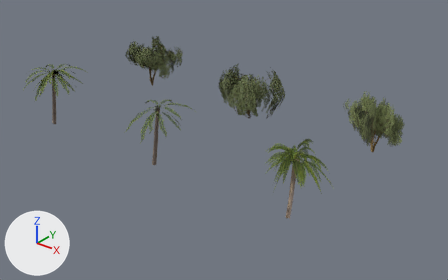
Renders of the Blender file art-source/models/trees-arid.blend from each side of a commit.
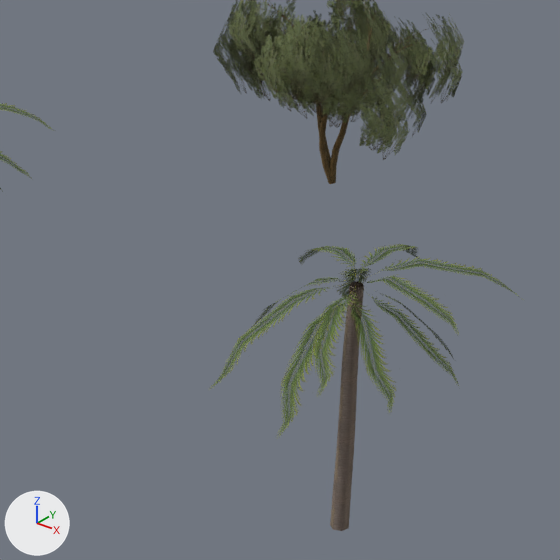
The first picture shows the older version from a 50 mm lens placed at (4.2, -2.91, 2.2), pointed at (1.44, 0.54, 0.06). The close-ups show the older and then the newer version on the part from 17% to 46% of the width and 15% to 61% of the height of that picture. Only the edits that show in the close-ups are written down. The axes (+X, +Y, +Z) are drawn at lower left. The lights are the same throughout.

Names of what the first close-up shows: 'palm_mid_tree', 'tamarisk_tree' and 1 more.
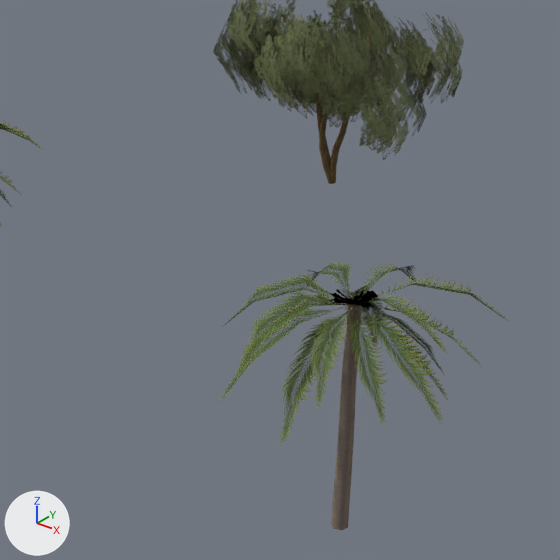
Boxes (x1, y1, x2, y2) around the edits, measured in the close-ups (560 x 560 px; the box of a moved part takes in the faces that stretch with it):
'palm_mid_tree', reshaped (7% narrower, 7% shorter)
    before: (210, 244, 520, 531)
    after: (220, 262, 508, 530)
part 1 of me_palm_mid_tree, moved or reshaped
    before: (330, 281, 364, 531)
    after: (331, 302, 362, 530)
part 2 of me_palm_mid_tree, rebuilt (6% narrower, 7% shorter)
    before: (277, 289, 353, 437)
    after: (279, 309, 350, 446)
part 3 of me_palm_mid_tree, rebuilt
    before: (359, 244, 420, 277)
    after: (359, 264, 416, 300)
part 4 of me_palm_mid_tree, rebuilt
    before: (312, 286, 357, 396)
    after: (311, 307, 353, 408)
part 5 of me_palm_mid_tree, rebuilt
    before: (366, 257, 520, 298)
    after: (378, 275, 508, 321)
part 6 of me_palm_mid_tree, rebuilt (9% shorter)
    before: (210, 284, 343, 389)
    after: (220, 307, 345, 402)
part 7 of me_palm_mid_tree, rebuilt
    before: (380, 293, 454, 360)
    after: (363, 307, 445, 374)
part 8 of me_palm_mid_tree, rebuilt
    before: (367, 275, 459, 334)
    after: (360, 293, 448, 353)
part 9 of me_palm_mid_tree, rebuilt
    before: (248, 277, 346, 331)
    after: (261, 292, 337, 338)
part 10 of me_palm_mid_tree, rebuilt
    before: (372, 296, 459, 385)
    after: (364, 311, 447, 398)
part 11 of me_palm_mid_tree, rebuilt
    before: (351, 292, 396, 412)
    after: (349, 310, 387, 424)
part 12 of me_palm_mid_tree, rebuilt
    before: (298, 246, 356, 277)
    after: (306, 262, 353, 300)
part 13 of me_palm_mid_tree, rebuilt
    before: (337, 268, 371, 300)
    after: (338, 284, 372, 315)
part 14 of me_palm_mid_tree, added
    after: (223, 274, 482, 423)

The change, as a list of edits to the scene's bpy script:
```text
Change me_palm_mid_tree:
    used by ob_palm_mid_tree; parent = ob_palm_mid; location = (0.0, 0.0, 0.0)
    remove me_palm_mid_tree.from_pydata(...)  # 150 vertices, 168 faces; spans x -0.2..0.28, y -0.232..0.273, z -0.01..0.487
    add me_palm_mid_tree.from_pydata(...)  # 258 vertices, 300 faces; spans x -0.186..0.297, y -0.237..0.256, z -0.009..0.479
    me_palm_mid_tree part 1: the loose piece of 54 vertices spanning x -0.014..0.059, y -0.017..0.036, z -0.01..0.454 is scaled about the mesh origin by 0.92
    me_palm_mid_tree part 2: the loose piece of 8 vertices spanning x -0.004..0.122, y -0.21..0.026, z 0.25..0.457 is rebuilt with 12 vertices and now spans x -0.021..0.128, y -0.194..0.025, z 0.225..0.436
    me_palm_mid_tree part 3: the loose piece of 8 vertices spanning x -0.045..0.077, y 0.016..0.263, z 0.4..0.482 is rebuilt with 12 vertices and now spans x -0.055..0.084, y 0.012..0.243, z 0.364..0.471
    me_palm_mid_tree part 4: the loose piece of 8 vertices spanning x 0.022..0.165, y -0.192..0.036, z 0.339..0.456 is rebuilt with 12 vertices and now spans x 0.013..0.162, y -0.179..0.036, z 0.308..0.437
    me_palm_mid_tree part 5: the loose piece of 8 vertices spanning x 0.02..0.249, y 0.001..0.273, z 0.384..0.486 is rebuilt with 12 vertices and now spans x 0.01..0.235, y -0.005..0.256, z 0.348..0.479
    me_palm_mid_tree part 6: the loose piece of 8 vertices spanning x -0.102..0.08, y -0.232..0.04, z 0.301..0.457 is rebuilt with 12 vertices and now spans x -0.104..0.082, y -0.217..0.041, z 0.272..0.437
    me_palm_mid_tree part 7: the loose piece of 8 vertices spanning x 0.019..0.139, y 0.014..0.209, z 0.257..0.456 is rebuilt with 12 vertices and now spans x 0.005..0.141, y 0.011..0.194, z 0.233..0.434
    me_palm_mid_tree part 8: the loose piece of 8 vertices spanning x 0.048..0.28, y -0.027..0.073, z 0.413..0.487 is rebuilt with 12 vertices and now spans x 0.045..0.257, y -0.038..0.081, z 0.376..0.474
    me_palm_mid_tree part 9: the loose piece of 8 vertices spanning x -0.2..0.054, y -0.063..0.063, z 0.302..0.457 is rebuilt with 12 vertices and now spans x -0.186..0.051, y -0.074..0.074, z 0.274..0.435
    me_palm_mid_tree part 10: the loose piece of 8 vertices spanning x 0.039..0.228, y -0.003..0.114, z 0.279..0.456 is rebuilt with 12 vertices and now spans x 0.033..0.211, y -0.011..0.118, z 0.253..0.433
    me_palm_mid_tree part 11: the loose piece of 8 vertices spanning x 0.033..0.22, y -0.097..0.047, z 0.287..0.456 is rebuilt with 12 vertices and now spans x 0.026..0.205, y -0.095..0.05, z 0.26..0.433
    me_palm_mid_tree part 12: the loose piece of 8 vertices spanning x -0.185..0.06, y -0.004..0.138, z 0.396..0.48 is rebuilt with 12 vertices and now spans x -0.172..0.058, y -0.011..0.138, z 0.36..0.469
    me_palm_mid_tree part 13: the loose piece of 8 vertices spanning x -0.164..0.072, y -0.002..0.221, z 0.303..0.457 is rebuilt with 12 vertices and now spans x -0.156..0.073, y -0.009..0.209, z 0.274..0.436
    me_palm_mid_tree part 14: 60 vertices added at x -0.181..0.297, y -0.237..0.188, z 0.247..0.478
```
